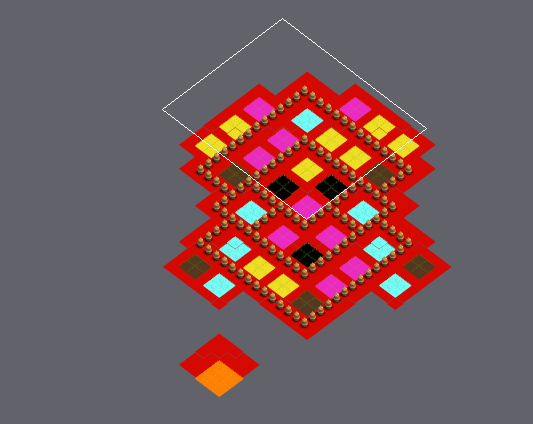
An edit to a level. Tiled map, Resources/map_02.tmx. Above, an overview of the earlier version with the close-up marked.
Close-up. Old version:
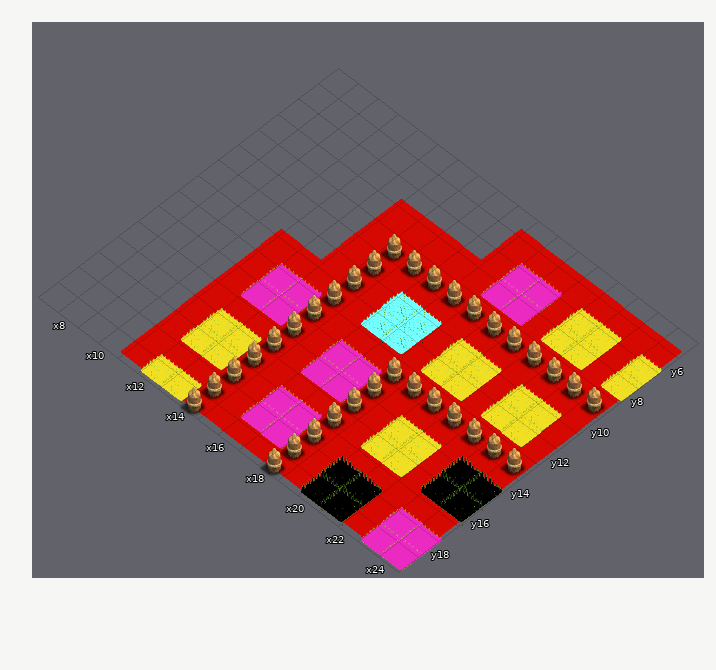
Cells are 55x42 px. Isometric: x runs down to the right, y down to the left. Shown: x 7..24, y 5..19. The commit also changed other parts of the map, which this record leaves out.
The same view after the edit:
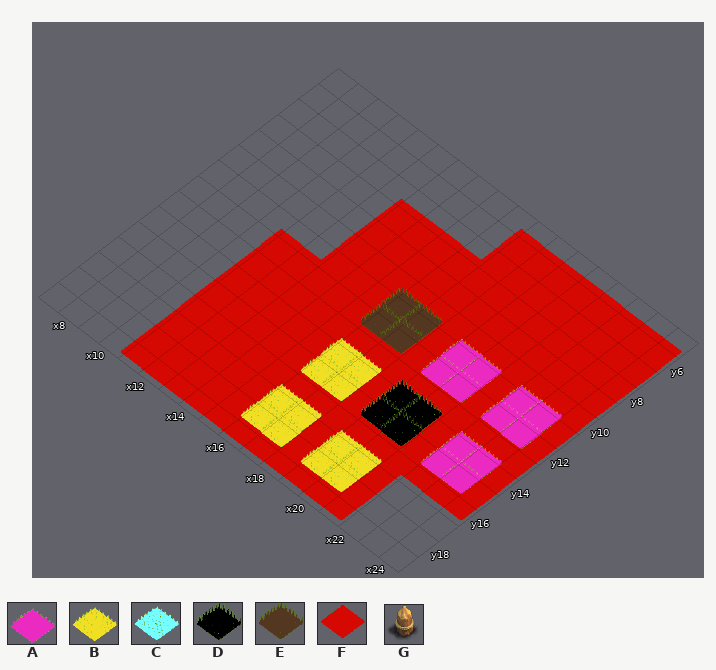
Key: from "tileset": A 1, B 2, C 3, D 4, E 5, F 7; from "wall_peg": G 0.
_ is an empty cell.
Edits made:
Layer "Domain":
The author cleared tile F in rows 17 to 19 at x 22 to 24.
Layer "ArcherTower":
The edit adds tile E in rows 11 to 12 at x 16 to 17.
Layer "TrenchMortar":
The edit adds tile D in rows 14 to 15 at x 19 to 20.
The author cleared tile D in rows 15 to 16 at x 23 to 24; in rows 18 to 19 at x 20 to 21.
Layer "Canon":
The author cleared tile C in rows 11 to 12 at x 16 to 17.
Layer "GoldBank":
The edit adds tile B in rows 14 to 15 at x 16 to 17; in rows 17 to 18 at x 16 to 17 and 19 to 20.
The author cleared tile B in rows 7 to 8 at x 21 to 22 and 24; in rows 11 to 12 at x 19 to 20 and 22 to 23; in row 15 at x 20 to 21; in row 16 at x 12 to 13 and 20 to 21; in row 17 at x 12 to 13; in row 19 at x 12 to 13.
Layer "ElixerTank":
The edit adds tile A in rows 11 to 12 at x 19 to 20 and 22 to 23; in rows 14 to 15 at x 22 to 23.
The author cleared tile A in rows 7 to 8 at x 18 to 19; in row 13 at x 12 to 13; in row 14 at x 12 to 13 and 16 to 17; in row 15 at x 16 to 17; in row 17 at x 16 to 17; in row 18 at x 16 to 17 and 23 to 24.
The author cleared tile A in row 19 at x 23 to 24.
Layer "Wall":
The author cleared tile G in row 9 at x 14 to 24; in rows 10 to 12 at x 14; in row 13 at x 14 and 18 to 24; in rows 14 to 19 at x 14 and 18.
Where, in picture pixels (left, top, right, bottom), the same in both close-ups:
changed: (140, 233, 662, 571)
